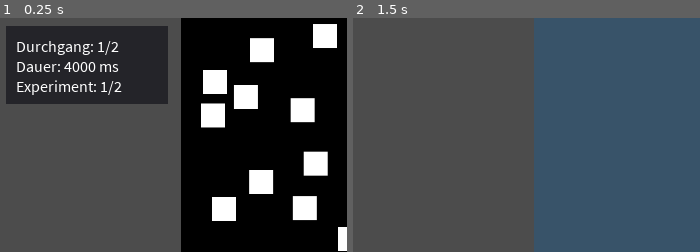
Above: before the commit, frames 1-2 (left to right).
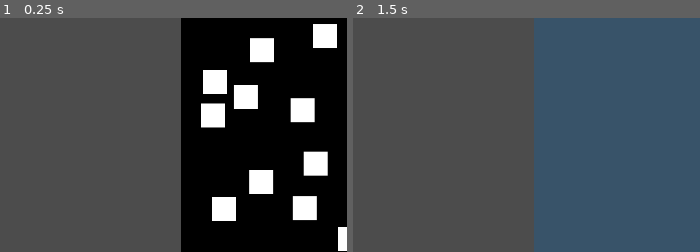
Above: after the commit, the same moments.

Repository: nevs-devs/preattentiv
Game: Godot game, scene res://Main.tscn
Two runs of this game, one before a commit and one after it. Both use one fixed random seed, a clock stepped at 60 frames per second and the inputs below.
Inputs:
- Up to frame 1 (0.25 s): no input
- Up to frame 2 (1.5 s): tap Enter (ui_accept) at 0.5, 0.77, 1.25 s
The pictures show only the part of the screen within x 0-50%, y 19-68%; the shares and areas given below are measured in that part.

The runs differ from the first frame. In frame 1, 15% of the frame differs, in the area x 1-49%, y 3-37%; in frame 2, nothing differs.

Commit message:
moved Info panel to evaluation

Diff:
--- a/Evaluation.tscn
+++ b/Evaluation.tscn
@@ -1,9 +1,8 @@
-[gd_scene load_steps=8 format=2]
+[gd_scene load_steps=9 format=2]
 
 [ext_resource path="res://Evaluation.gd" type="Script" id=1]
 [ext_resource path="res://res/font/SourceSansPro-Regular.ttf" type="DynamicFontData" id=2]
 [ext_resource path="res://res/font/SourceSansPro-Bold.ttf" type="DynamicFontData" id=3]
-
 
 [sub_resource type="DynamicFont" id=1]
 size = 18
@@ -19,6 +18,9 @@
 [sub_resource type="DynamicFont" id=4]
 size = 18
 font_data = SubResource( 3 )
+
+[sub_resource type="DynamicFont" id=5]
+font_data = ExtResource( 2 )
 
 [node name="Result" type="Node2D"]
 script = ExtResource( 1 )
@@ -90,3 +92,45 @@
 __meta__ = {
 "_edit_use_anchors_": false
 }
+
+[node name="InfoPanel" type="Panel" parent="."]
+margin_left = -375.0
+margin_top = -144.0
+margin_right = -213.0
+margin_bottom = -66.0
+__meta__ = {
+"_edit_use_anchors_": false
+}
+
+[node name="CycleLabel" type="Label" parent="InfoPanel"]
+margin_left = 10.0
+margin_top = 10.0
+margin_right = 110.0
+margin_bottom = 24.0
+custom_fonts/font = SubResource( 5 )
+text = "Durchgang"
+__meta__ = {
+"_edit_use_anchors_": false
+}
+
+[node name="DurationLabel" type="Label" parent="InfoPanel"]
+margin_left = 10.0
+margin_top = 30.0
+margin_right = 105.0
+margin_bottom = 44.0
+custom_fonts/font = SubResource( 5 )
+text = "Dauer"
+__meta__ = {
+"_edit_use_anchors_": false
+}
+
+[node name="ExperimentLabel" type="Label" parent="InfoPanel"]
+margin_left = 10.0
+margin_top = 50.0
+margin_right = 110.0
+margin_bottom = 64.0
+custom_fonts/font = SubResource( 5 )
+text = "Experiment"
+__meta__ = {
+"_edit_use_anchors_": false
+}
--- a/Explanation.tscn
+++ b/Explanation.tscn
@@ -1,14 +1,10 @@
-[gd_scene load_steps=5 format=2]
+[gd_scene load_steps=3 format=2]
 
-[ext_resource path="res://res/font/SourceSansPro-Regular.ttf" type="DynamicFontData" id=1]
 [ext_resource path="res://res/font/SourceSansPro-Bold.ttf" type="DynamicFontData" id=2]
 
 [sub_resource type="DynamicFont" id=1]
 size = 18
 font_data = ExtResource( 2 )
-
-[sub_resource type="DynamicFont" id=2]
-font_data = ExtResource( 1 )
 
 [node name="Explanation" type="Node2D"]
 
@@ -24,45 +20,3 @@
 __meta__ = {
 "_edit_use_anchors_": false
 }
-
-[node name="InfoPanel" type="Panel" parent="."]
-margin_left = 25.0
-margin_top = 132.0
-margin_right = 187.0
-margin_bottom = 210.0
-__meta__ = {
-"_edit_use_anchors_": false
-}
-
-[node name="CycleLabel" type="Label" parent="InfoPanel"]
-margin_left = 10.0
-margin_top = 10.0
-margin_right = 110.0
-margin_bottom = 24.0
-custom_fonts/font = SubResource( 2 )
-text = "Durchgang"
-__meta__ = {
-"_edit_use_anchors_": false
-}
-
-[node name="DurationLabel" type="Label" parent="InfoPanel"]
-margin_left = 10.0
-margin_top = 30.0
-margin_right = 105.0
-margin_bottom = 44.0
-custom_fonts/font = SubResource( 2 )
-text = "Dauer"
-__meta__ = {
-"_edit_use_anchors_": false
-}
-
-[node name="ExperimentLabel" type="Label" parent="InfoPanel"]
-margin_left = 10.0
-margin_top = 50.0
-margin_right = 110.0
-margin_bottom = 64.0
-custom_fonts/font = SubResource( 2 )
-text = "Experiment"
-__meta__ = {
-"_edit_use_anchors_": false
-}
--- a/Main.gd
+++ b/Main.gd
@@ -65,9 +65,9 @@
 func setup_current_experiment():
 	var current_experiment = get_current_experiment()
 
-	$"Explanation/InfoPanel/DurationLabel".text = "Dauer: " + str(int(1000*DURATIONS[duration_index])) + " ms"
-	$"Explanation/InfoPanel/CycleLabel".text = "Durchgang: " + str(cycle_index + 1) + "/" + str(NUM_CYCLES)
-	$"Explanation/InfoPanel/ExperimentLabel".text = "Experiment: " + str(experiment_index + 1) + "/" + str(len(EXPERIMENTS))
+	$"Evaluation/InfoPanel/DurationLabel".text = "Dauer: " + str(int(1000*DURATIONS[duration_index])) + " ms"
+	$"Evaluation/InfoPanel/CycleLabel".text = "Durchgang: " + str(cycle_index + 1) + "/" + str(NUM_CYCLES)
+	$"Evaluation/InfoPanel/ExperimentLabel".text = "Experiment: " + str(experiment_index + 1) + "/" + str(len(EXPERIMENTS))
 	$"Evaluation/Description".text = current_experiment.result_description
 
 	# setup round
